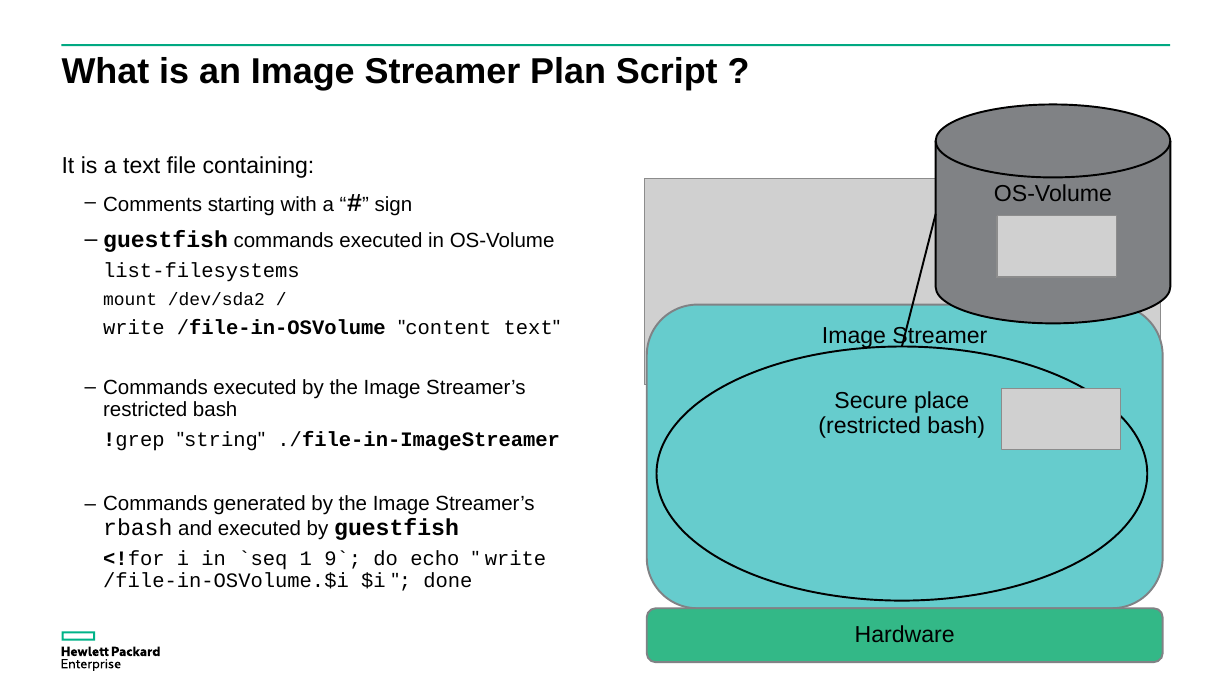
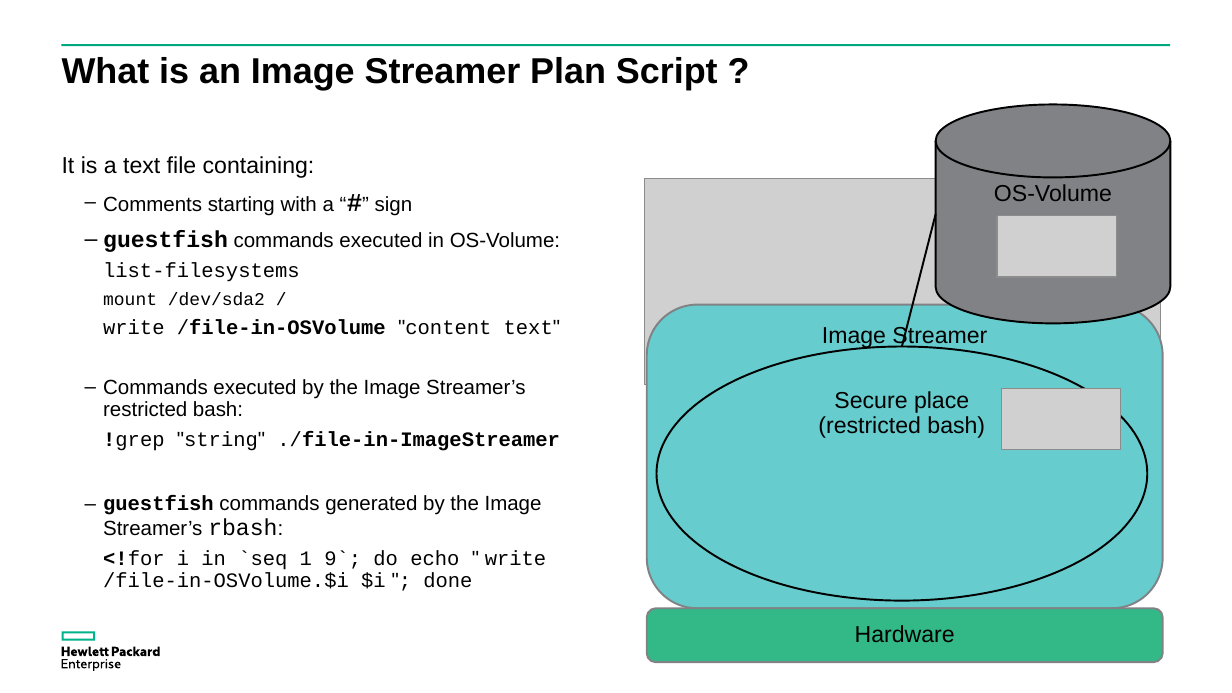
Before and after one commit to donzef/image-streamer-linux, a slide deck: slide 12 of docs/Guestfish-and-ImageStreamer.ppsx (slide 11 before the commit). Drawn at 1232x693 pixels with LibreOffice and Linux fonts; fonts in the diff are those of the drawing; grey boxes stand for pictures. Boxes give left, top, right and bottom in pixels: in the first picture for what was removed or moved away, otherwise in the second. Text is boxed around its words. In the diff, an @@ line names an element or a change of style, - is before the commit and + after.

```diff
--- a/docs/Guestfish-and-ImageStreamer.ppsx
+++ b/docs/Guestfish-and-ImageStreamer.ppsx
@@ text at box(103, 230, 560, 252): text changed @@
-  – guestfish commands executed in OS-Volume
+  – guestfish commands executed in OS-Volume:
@@ text at box(103, 379, 525, 417): text changed @@
-  – Commands executed by the Image Streamer’s restricted bash
+  – Commands executed by the Image Streamer’s restricted bash:
@@ text at box(103, 495, 542, 536): text changed @@
-  – Commands generated by the Image Streamer’s rbash and executed by guestfish
+  – guestfish commands generated by the Image Streamer’s rbash:
```
Also in this commit, not shown: 14 other slides changed, 2 slides added, 1 slide removed, 2 other files.
